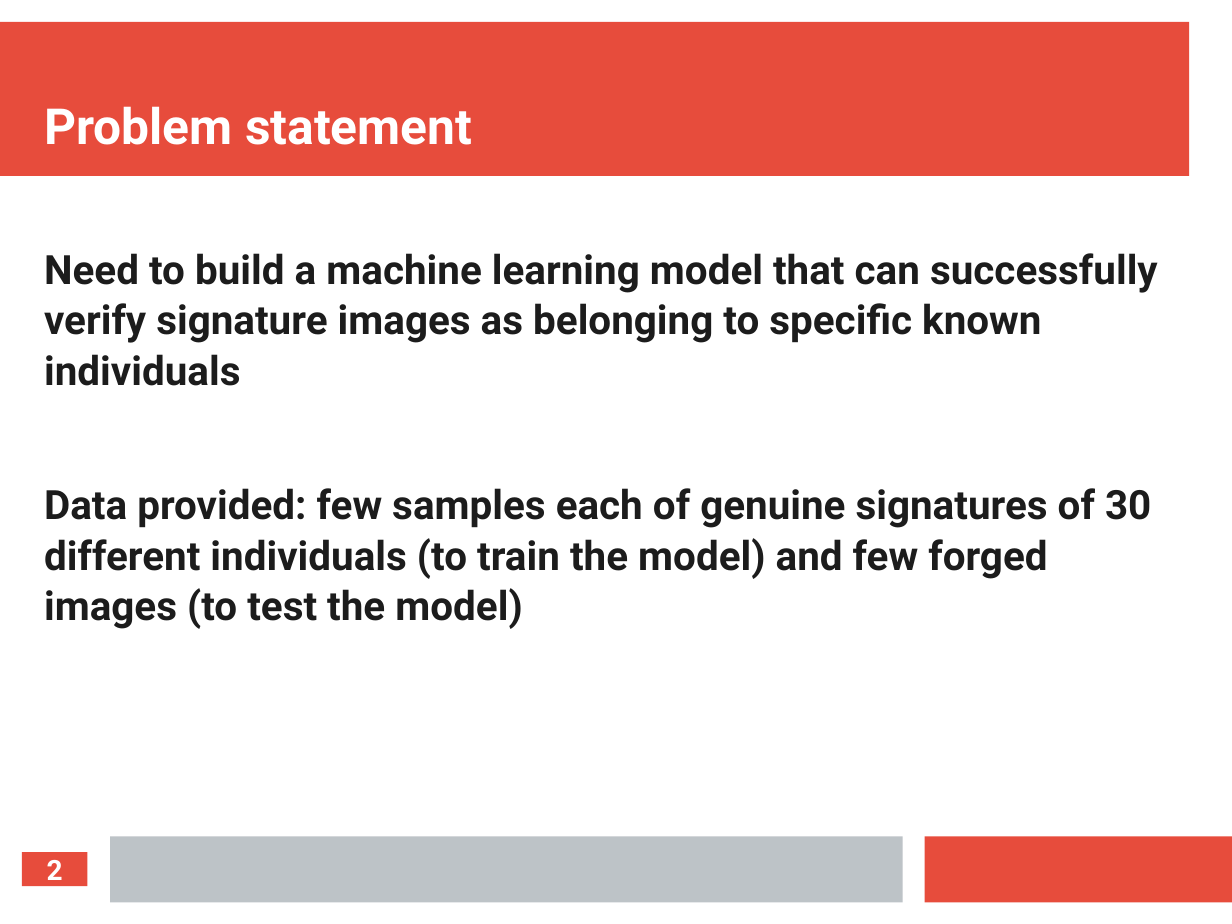
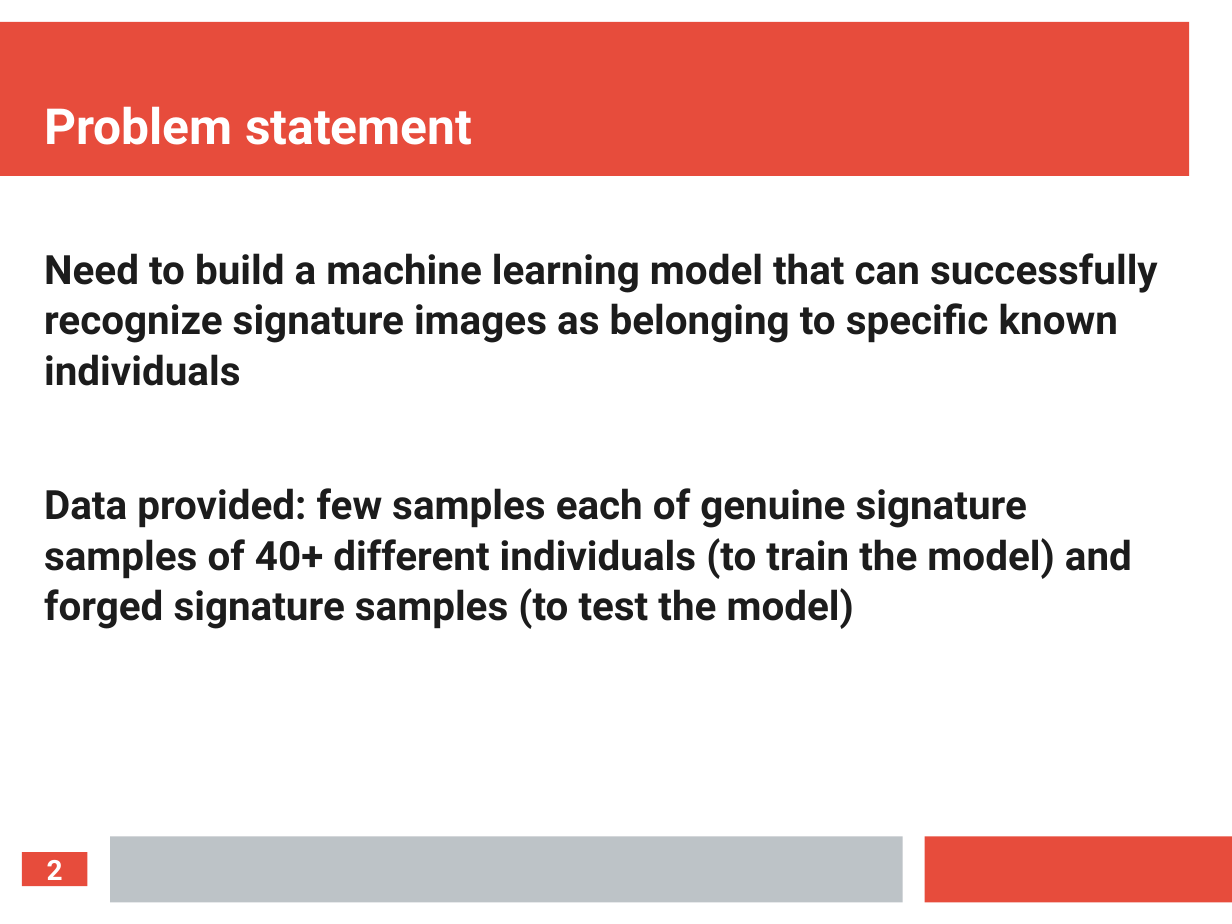
Before and after one commit to royarpan/aihack, a slide deck: slide 2 of aihack.pptx. Drawn at 1232x924 pixels with LibreOffice and Linux fonts; fonts in the diff are those of the drawing. Boxes give left, top, right and bottom in pixels: in the first picture for what was removed or moved away, otherwise in the second. Text is boxed around its words. In the diff, an @@ line names an element or a change of style, - is before the commit and + after.

```diff
--- a/aihack.pptx
+++ b/aihack.pptx
@@ subtitle at [44,253,1158,629]: text changed @@
-Need to build a machine learning model that can successfully verify signature images as belonging to specific known individuals
-Data provided: few samples each of genuine signatures of 30 different individuals (to train the model) and few forged images (to test the model)
+Need to build a machine learning model that can successfully recognize signature images as belonging to specific known individuals
+Data provided: few samples each of genuine signature samples of 40+ different individuals (to train the model) and forged signature samples (to test the model)
```
Also in this commit, not shown: 5 other slides changed.
